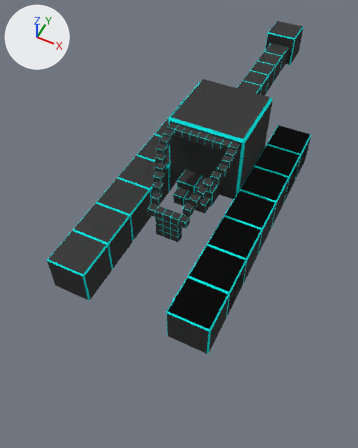
A saved change to the Blender file Assets/heloloblockter.blend.
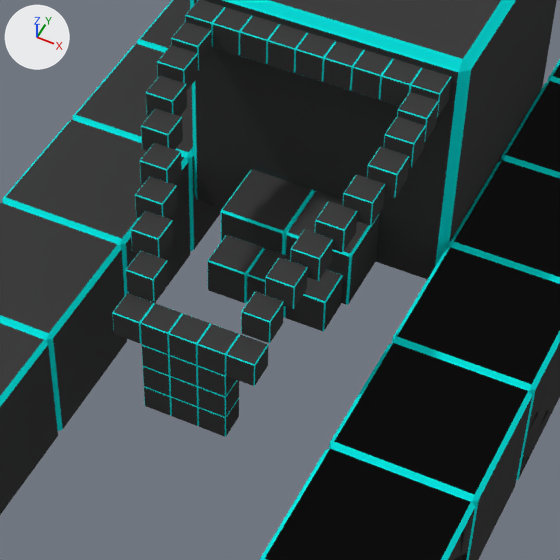
The first picture shows the older version from a camera (50 mm lens) standing at (7.4, -19.5, 18.5) and looking at (-1.5, -1.8, -3.6). The close-ups show both versions on the part from 33% to 75% of the width and 27% to 62% of the height of that picture; other places that the commit changed are outside them. Arrows for +X, +Y and +Z are at upper left; the lights stay in place.
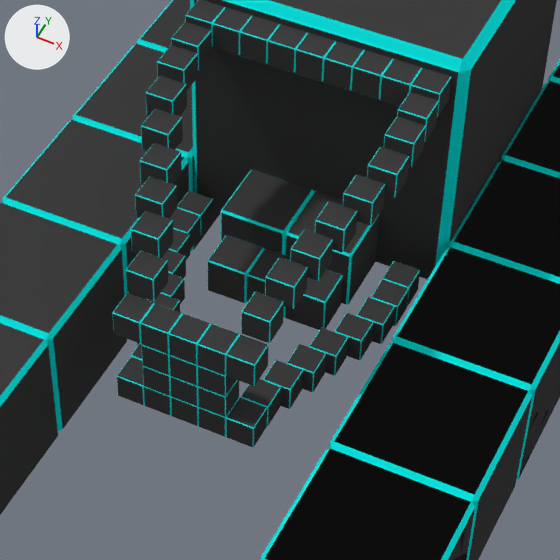
Where the change shows, as pixel boxes (x1, y1, x2, y2) in the close-ups (560 x 560 px):
'Cube.052', added (black): after (226, 398, 267, 447)
'Cube.038', added (black): after (335, 313, 373, 360)
'Cube.044', added (black): after (287, 344, 326, 392)
'Cube.046', added (black): after (263, 360, 303, 409)
'Cube.042', added (black): after (309, 328, 348, 376)
'Cube.036', added (black): after (356, 297, 395, 344)
'Cube.051', added (black): after (117, 357, 145, 405)
'Cube.048', added (black): after (241, 379, 281, 426)
'Cube.034', added (black): after (371, 279, 409, 326)
'Cube.028', added (black): after (177, 191, 213, 235)
'Cube.030', added (black): after (383, 261, 420, 307)
'Cube.033', added (black): after (169, 208, 201, 250)
'Cube.039', added (black): after (146, 273, 185, 304)
'Cube.037', added (black): after (162, 250, 186, 278)
'Cube.035', added (black): after (168, 229, 190, 259)
'Cube.043', added: after (148, 293, 180, 312)
'Cube.047', added: after (131, 343, 142, 360)

Patch to the scene script:
```diff
--- a/Assets/heloloblockter.blend.py
+++ b/Assets/heloloblockter.blend.py
@@ ob_cube_052 @@
+ob_cube_052 = bpy.data.objects.new('Cube.052', me_cube_133)  # 24 vertices, 26 faces; spans x -1.0..1.0, y -1.0..1.0, z -1.0..1.0; in mat_dark_130 (black #3f3f3f), mat_highlight_130 (cyan #0ce7e4)
+ob_cube_052.location = (0.8, -5.86, 0.56)
+ob_cube_052.scale = (0.2, 0.2, 0.2)
@@ ob_cube_051 @@
+ob_cube_051 = bpy.data.objects.new('Cube.051', me_cube_132)  # 24 vertices, 26 faces; spans x -1.0..1.0, y -1.0..1.0, z -1.0..1.0; in mat_dark_129 (black #3f3f3f), mat_highlight_129 (cyan #0ce7e4)
+ob_cube_051.location = (-0.8, -5.86, 0.56)
+ob_cube_051.scale = (0.2, 0.2, 0.2)
@@ ob_cube_048 @@
+ob_cube_048 = bpy.data.objects.new('Cube.048', me_cube_131)  # 24 vertices, 26 faces; spans x -1.0..1.0, y -1.0..1.0, z -1.0..1.0; in mat_dark_128 (black #3f3f3f), mat_highlight_128 (cyan #0ce7e4)
+ob_cube_048.location = (0.81, -5.46, 0.56)
+ob_cube_048.scale = (0.2, 0.2, 0.2)
@@ ob_cube_047 @@
+ob_cube_047 = bpy.data.objects.new('Cube.047', me_cube_130)  # 24 vertices, 26 faces; spans x -1.0..1.0, y -1.0..1.0, z -1.0..1.0; in mat_dark_127 (black #3f3f3f), mat_highlight_127 (cyan #0ce7e4)
+ob_cube_047.location = (-0.81, -5.46, 0.56)
+ob_cube_047.scale = (0.2, 0.2, 0.2)
@@ ob_cube_046 @@
+ob_cube_046 = bpy.data.objects.new('Cube.046', me_cube_129)  # 24 vertices, 26 faces; spans x -1.0..1.0, y -1.0..1.0, z -1.0..1.0; in mat_dark_126 (black #3f3f3f), mat_highlight_126 (cyan #0ce7e4)
+ob_cube_046.location = (0.94, -5.06, 0.56)
+ob_cube_046.scale = (0.2, 0.2, 0.2)
@@ ob_cube_044 @@
+ob_cube_044 = bpy.data.objects.new('Cube.044', me_cube_127)  # 24 vertices, 26 faces; spans x -1.0..1.0, y -1.0..1.0, z -1.0..1.0; in mat_dark_124 (black #3f3f3f), mat_highlight_124 (cyan #0ce7e4)
+ob_cube_044.location = (1.09, -4.66, 0.56)
+ob_cube_044.scale = (0.2, 0.2, 0.2)
@@ ob_cube_043 @@
+ob_cube_043 = bpy.data.objects.new('Cube.043', me_cube_126)  # 24 vertices, 26 faces; spans x -1.0..1.0, y -1.0..1.0, z -1.0..1.0; in mat_dark_123 (black #3f3f3f), mat_highlight_123 (cyan #0ce7e4)
+ob_cube_043.location = (-1.09, -4.66, 0.56)
+ob_cube_043.scale = (0.2, 0.2, 0.2)
@@ ob_cube_042 @@
+ob_cube_042 = bpy.data.objects.new('Cube.042', me_cube_125)  # 24 vertices, 26 faces; spans x -1.0..1.0, y -1.0..1.0, z -1.0..1.0; in mat_dark_122 (black #3f3f3f), mat_highlight_122 (cyan #0ce7e4)
+ob_cube_042.location = (1.23, -4.26, 0.56)
+ob_cube_042.scale = (0.2, 0.2, 0.2)
@@ ob_cube_039 @@
+ob_cube_039 = bpy.data.objects.new('Cube.039', me_cube_124)  # 24 vertices, 26 faces; spans x -1.0..1.0, y -1.0..1.0, z -1.0..1.0; in mat_dark_121 (black #3f3f3f), mat_highlight_121 (cyan #0ce7e4)
+ob_cube_039.location = (-1.23, -4.26, 0.56)
+ob_cube_039.scale = (0.2, 0.2, 0.2)
@@ ob_cube_038 @@
+ob_cube_038 = bpy.data.objects.new('Cube.038', me_cube_123)  # 24 vertices, 26 faces; spans x -1.0..1.0, y -1.0..1.0, z -1.0..1.0; in mat_dark_120 (black #3f3f3f), mat_highlight_120 (cyan #0ce7e4)
+ob_cube_038.location = (1.42, -3.86, 0.56)
+ob_cube_038.scale = (0.2, 0.2, 0.2)
@@ ob_cube_037 @@
+ob_cube_037 = bpy.data.objects.new('Cube.037', me_cube_122)  # 24 vertices, 26 faces; spans x -1.0..1.0, y -1.0..1.0, z -1.0..1.0; in mat_dark_119 (black #3f3f3f), mat_highlight_119 (cyan #0ce7e4)
+ob_cube_037.location = (-1.42, -3.86, 0.56)
+ob_cube_037.scale = (0.2, 0.2, 0.2)
@@ ob_cube_036 @@
+ob_cube_036 = bpy.data.objects.new('Cube.036', me_cube_121)  # 24 vertices, 26 faces; spans x -1.0..1.0, y -1.0..1.0, z -1.0..1.0; in mat_dark_118 (black #3f3f3f), mat_highlight_118 (cyan #0ce7e4)
+ob_cube_036.location = (1.56, -3.46, 0.56)
+ob_cube_036.scale = (0.2, 0.2, 0.2)
@@ ob_cube_035 @@
+ob_cube_035 = bpy.data.objects.new('Cube.035', me_cube_120)  # 24 vertices, 26 faces; spans x -1.0..1.0, y -1.0..1.0, z -1.0..1.0; in mat_dark_117 (black #3f3f3f), mat_highlight_117 (cyan #0ce7e4)
+ob_cube_035.location = (-1.56, -3.46, 0.56)
+ob_cube_035.scale = (0.2, 0.2, 0.2)
@@ ob_cube_034 @@
+ob_cube_034 = bpy.data.objects.new('Cube.034', me_cube_119)  # 24 vertices, 26 faces; spans x -1.0..1.0, y -1.0..1.0, z -1.0..1.0; in mat_dark_116 (black #3f3f3f), mat_highlight_116 (cyan #0ce7e4)
+ob_cube_034.location = (1.6, -3.06, 0.56)
+ob_cube_034.scale = (0.2, 0.2, 0.2)
@@ ob_cube_033 @@
+ob_cube_033 = bpy.data.objects.new('Cube.033', me_cube_118)  # 24 vertices, 26 faces; spans x -1.0..1.0, y -1.0..1.0, z -1.0..1.0; in mat_dark_115 (black #3f3f3f), mat_highlight_115 (cyan #0ce7e4)
+ob_cube_033.location = (-1.6, -3.06, 0.56)
+ob_cube_033.scale = (0.2, 0.2, 0.2)
@@ ob_cube_030 @@
+ob_cube_030 = bpy.data.objects.new('Cube.030', me_cube_117)  # 24 vertices, 26 faces; spans x -1.0..1.0, y -1.0..1.0, z -1.0..1.0; in mat_dark_114 (black #3f3f3f), mat_highlight_114 (cyan #0ce7e4)
+ob_cube_030.location = (1.6, -2.66, 0.56)
+ob_cube_030.scale = (0.2, 0.2, 0.2)
@@ ob_cube_028 @@
+ob_cube_028 = bpy.data.objects.new('Cube.028', me_cube_116)  # 24 vertices, 26 faces; spans x -1.0..1.0, y -1.0..1.0, z -1.0..1.0; in mat_dark_113 (black #3f3f3f), mat_highlight_113 (cyan #0ce7e4)
+ob_cube_028.location = (-1.6, -2.66, 0.56)
+ob_cube_028.scale = (0.2, 0.2, 0.2)
```
